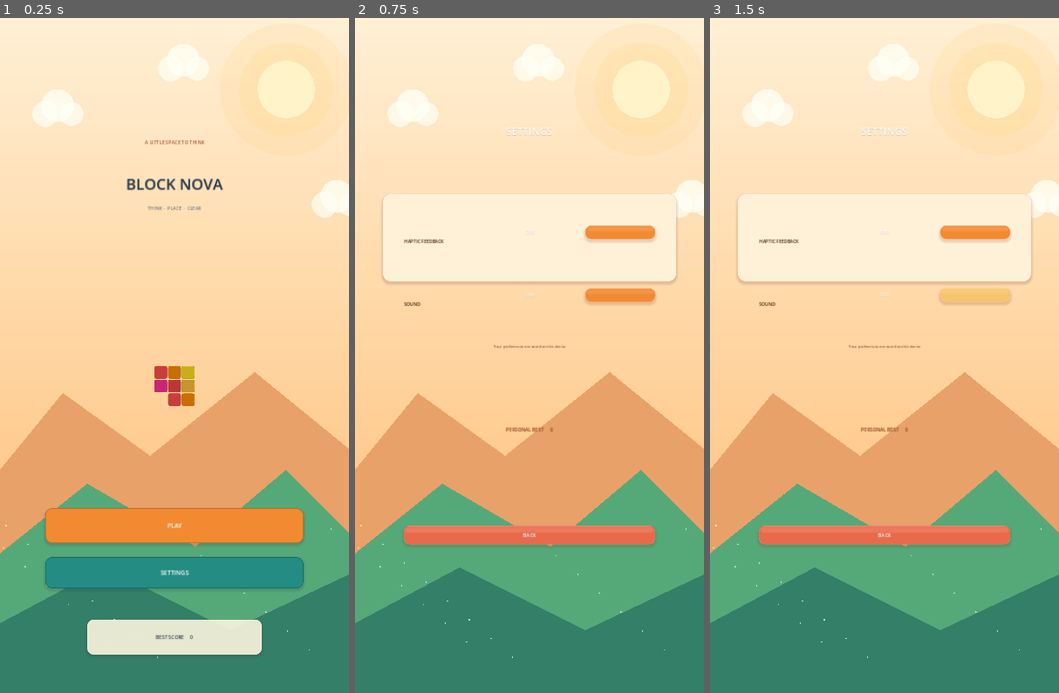
Above: before the commit, frames 1-3 (left to right).
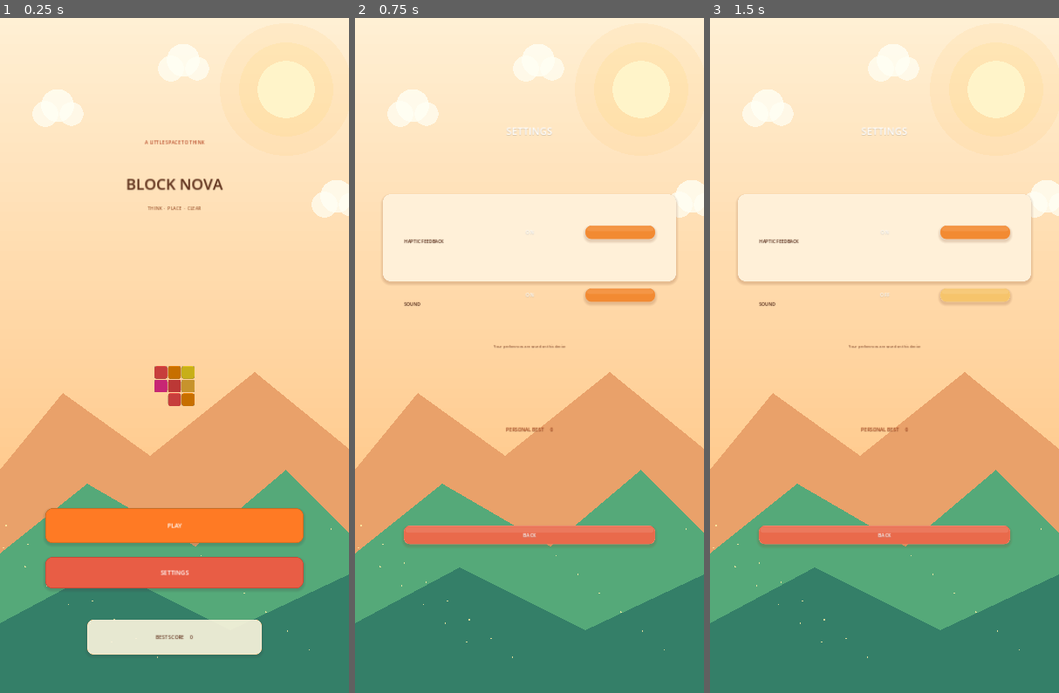
Above: after the commit, the same moments.

Repository: mahdialloui01-art/BlockNova
Game: Godot game, scene res://scenes/main.tscn
Two runs of this game, one before a commit and one after it. Both use one fixed random seed, a clock stepped at 60 frames per second and the inputs below.
Inputs (mouse positions are in pixels of both pictures, inside the frame that each line leads up to):
- Up to frame 1 (0.25 s): no input
- Up to frame 2 (0.75 s): click "SETTINGS" at 0.5 s
- Up to frame 3 (1.5 s): tap Enter at 1.25 s; move the mouse to (961, 308) at 1.27 s; click (961, 308) at 1.42 s

The runs differ from the first frame. In frame 1, 3.7% of the frame differs, in the area x 13-87%, y 23-95%; in frame 2, nothing differs; in frame 3, nothing differs.

Commit message:
Warm up BlockNova home screen palette

Diff:
--- a/scripts/home_screen.gd
+++ b/scripts/home_screen.gd
@@ -7,11 +7,11 @@
 var _best_label: Label
 var _root_control: Control
 
-const INK := Color("#263B4D")
-const MUTED := Color("#6D7D86")
-const CREAM := Color("#FFF9EC")
-const ORANGE := Color("#F28A32")
-const TEAL := Color("#258C83")
+const INK := Color("#63351F")
+const MUTED := Color("#A15E38")
+const CREAM := Color("#FFF3D9")
+const ORANGE := Color("#FF7A24")
+const TEAL := Color("#E85D45")
 
 func _ready() -> void:
 	layer = 20
@@ -29,7 +29,7 @@
 	brand.text = "A LITTLE SPACE TO THINK"
 	brand.horizontal_alignment = HORIZONTAL_ALIGNMENT_CENTER
 	brand.add_theme_font_size_override("font_size", 15)
-	brand.add_theme_color_override("font_color", Color("#A65B32"))
+	brand.add_theme_color_override("font_color", Color("#B84D2B"))
 	brand.anchor_left = 0.08
 	brand.anchor_right = 0.92
 	brand.anchor_top = 0.205
@@ -70,7 +70,7 @@
 	play.pressed.connect(func(): play_requested.emit())
 	root.add_child(play)
 
-	var settings := _make_button("SETTINGS", TEAL, Color("#176B67"))
+	var settings := _make_button("SETTINGS", TEAL, Color("#C94A35"))
 	settings.anchor_left = 0.13
 	settings.anchor_right = 0.87
 	settings.anchor_top = 0.805
@@ -83,7 +83,7 @@
 	best_panel.anchor_right = 0.75
 	best_panel.anchor_top = 0.895
 	best_panel.anchor_bottom = 0.945
-	best_panel.add_theme_stylebox_override("panel", _panel_style(Color(1.0, 0.97, 0.88, 0.88), Color("#E3C9A5"), 18, 1))
+	best_panel.add_theme_stylebox_override("panel", _panel_style(Color(1.0, 0.97, 0.88, 0.88), Color("#F4B66C"), 18, 1))
 	root.add_child(best_panel)
 
 	_best_label = Label.new()
